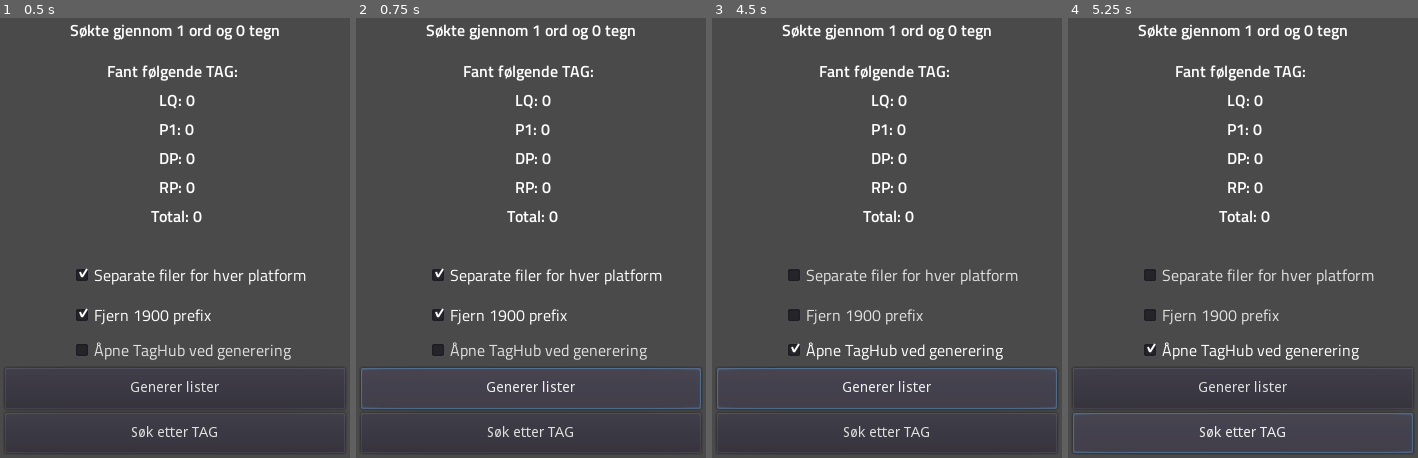
Above: before the commit, frames 1-4 (left to right).
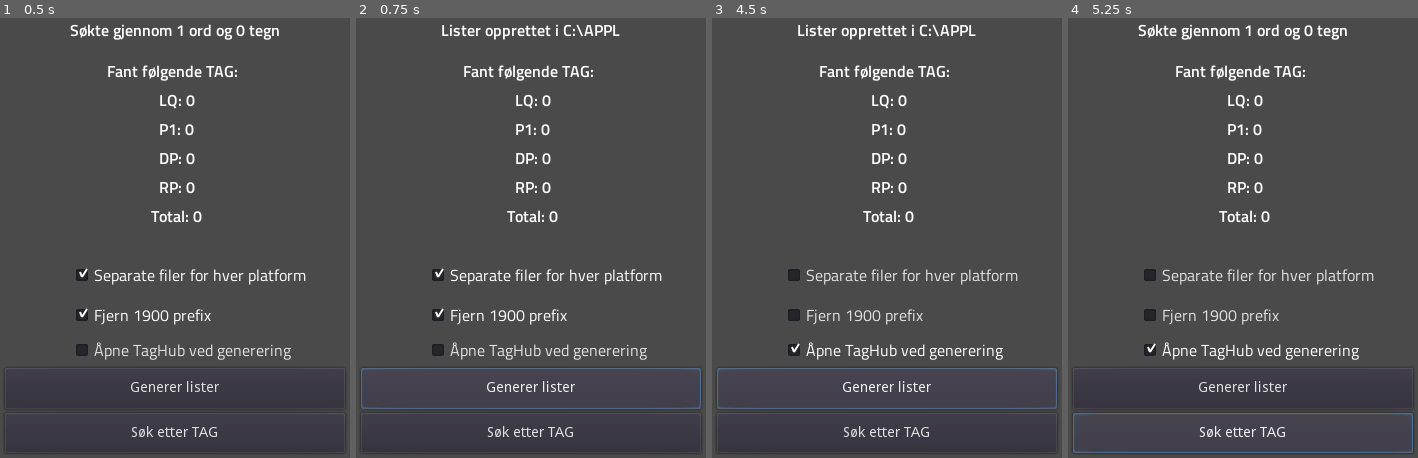
Above: after the commit, the same moments.

Repository: Keroflux/tagfinder
Game: Godot game, scene res://Control.tscn
Same seed, same stepped clock (60 frames per second), same inputs: the game is played once before the commit and once after it.
Inputs:
- Up to frame 1 (0.5 s): no input
- Up to frame 2 (0.75 s): click "Generer lister" at 0.5 s
- Up to frame 3 (4.5 s): click "Separate filer for hver platf…" at 1.25 s; click "Søk etter TAG" at 2 s; click "Åpne TagHub ved generering" at 2.75 s; click "Fjern 1900 prefix" at 3.5 s; click "Generer lister" at 4.25 s
- Up to frame 4 (5.25 s): click "Søk etter TAG" at 5 s

Frame 1 is identical in both runs. In frame 2, 1.0% of the frame differs, in the area x 20-80%, y 1-5%; in frame 3, 1.0%; in frame 4, nothing differs.

Commit message:
Change some names
Change names on Onefile checkbox to Multifile

Diff:
--- a/Control.tscn
+++ b/Control.tscn
@@ -20,7 +20,7 @@
 anchor_bottom = 1.0
 script = ExtResource( 1 )
 
-[node name="ColorRect" type="ColorRect" parent="."]
+[node name="Bckground" type="ColorRect" parent="."]
 anchor_right = 1.0
 anchor_bottom = 1.0
 color = Color( 0.294118, 0.294118, 0.294118, 1 )
@@ -94,7 +94,7 @@
 pressed = true
 text = "Fjern 1900 prefix"
 
-[node name="Onefile" type="CheckBox" parent="."]
+[node name="Multifile" type="CheckBox" parent="."]
 anchor_left = 0.5
 anchor_top = 0.5
 anchor_right = 0.5
@@ -109,7 +109,7 @@
 custom_fonts/font = SubResource( 3 )
 pressed = true
 text = "Separate filer for hver platform"
-[connection signal="pressed" from="GenererLister" to="." method="_on_Button_pressed"]
+[connection signal="pressed" from="GenererLister" to="." method="_on_GenererLister_pressed"]
 [connection signal="pressed" from="Reload" to="." method="_on_Reload_pressed"]
 [connection signal="pressed" from="Prefix" to="." method="_on_Reload_pressed"]
-[connection signal="pressed" from="Onefile" to="." method="_on_Reload_pressed"]
+[connection signal="pressed" from="Multifile" to="." method="_on_Reload_pressed"]
